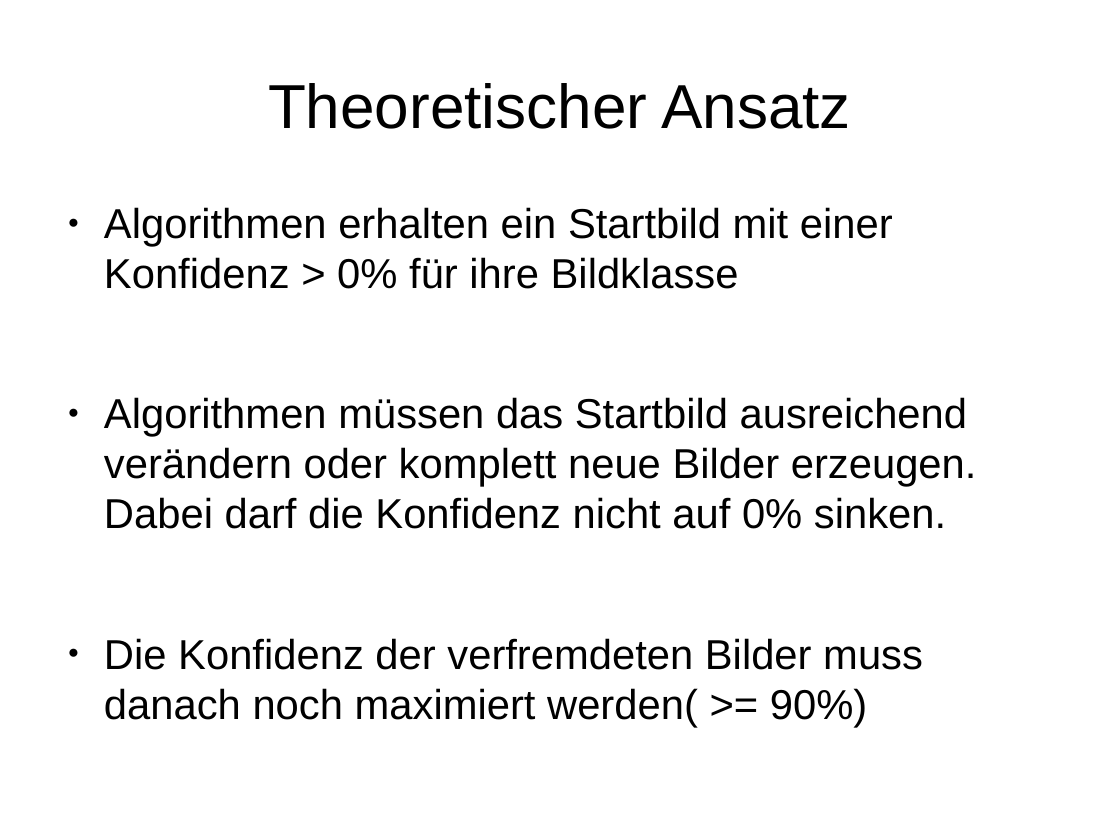
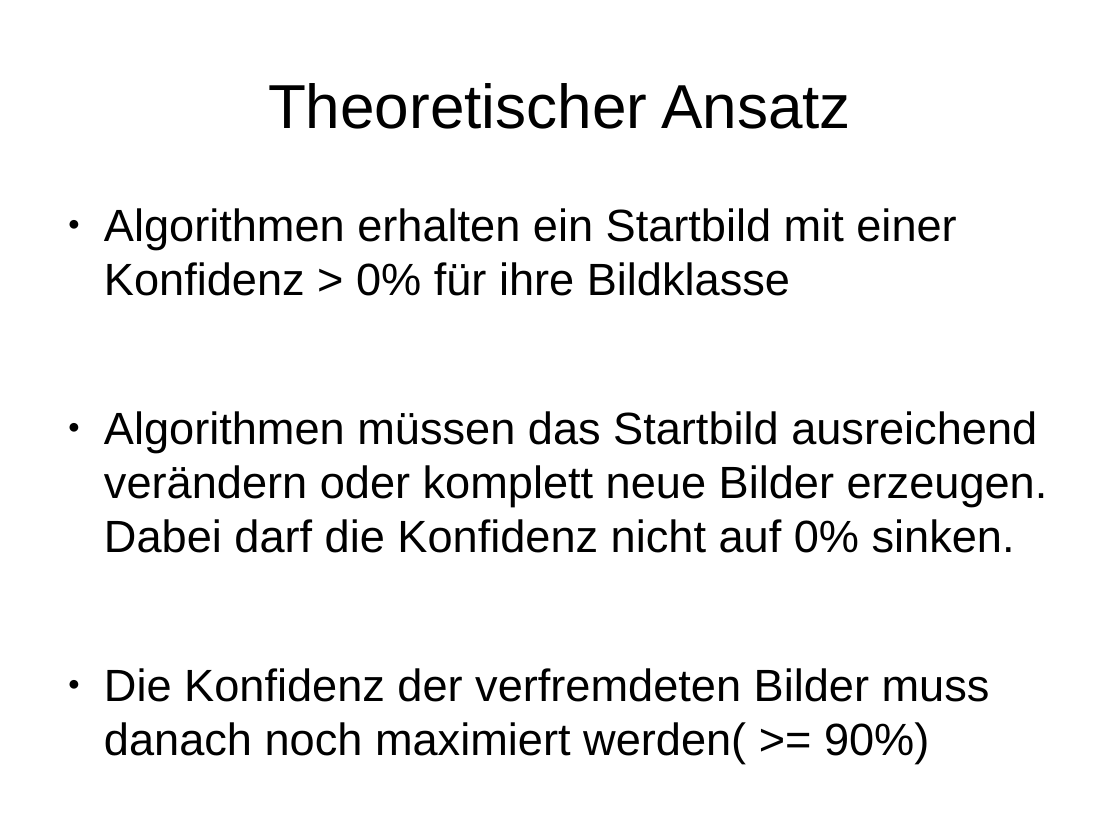
Before and after one commit to AfuroZamurai/InformatiCup_Leibniz-7, a slide deck: slide 7 of praesentation/ICFoolerJannik.odp. Drawn at 1120x840 pixels with LibreOffice and Linux fonts; fonts in the diff are those of the drawing. Boxes give left, top, right and bottom in pixels: in the first picture for what was removed or moved away, otherwise in the second. Text is boxed around its words. In the diff, an @@ line names an element or a change of style, - is before the commit and + after.

```diff
--- a/praesentation/ICFoolerJannik.odp
+++ b/praesentation/ICFoolerJannik.odp
@@ text "Algorithmen erhalten ein Startbild mit ..." at bbox=[104, 208, 1048, 763]: size 29.6 to 32 pt @@
```
Also in this commit, not shown: 4 other slides changed.
